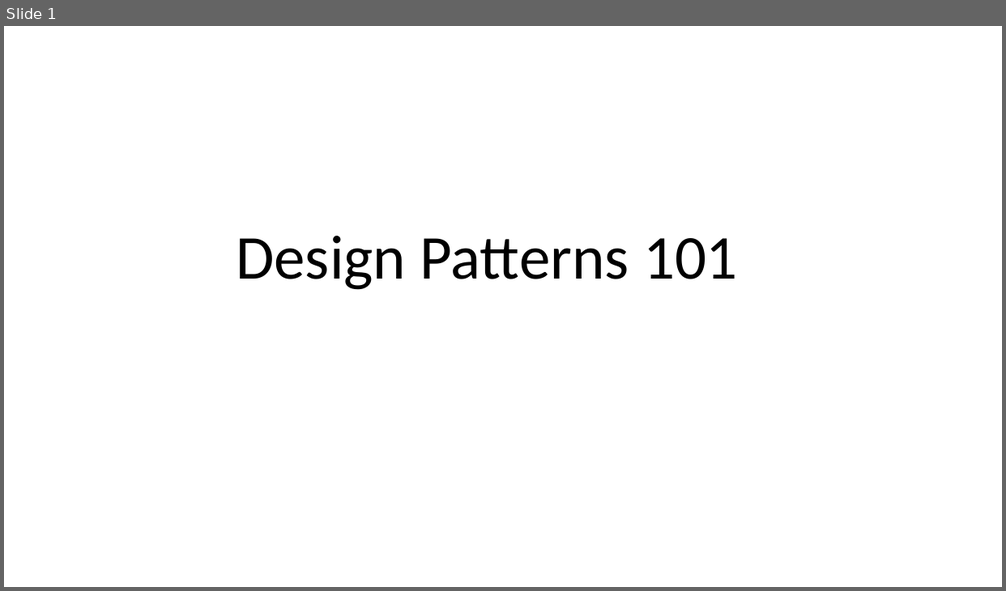
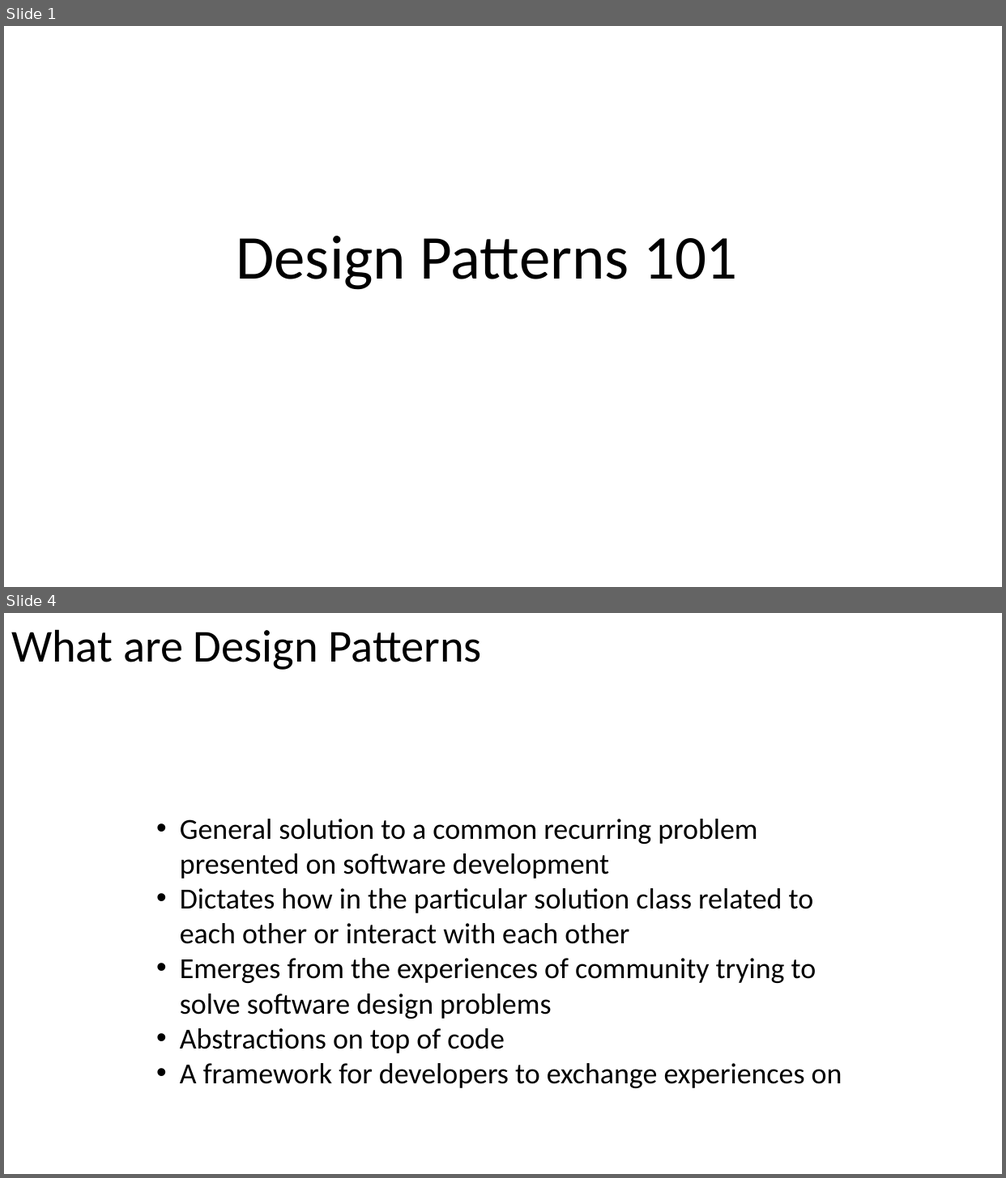
Before and after one commit to PlumpMath/DesignPatterns101, a slide deck: DesignPatterns101.pptx. Shown one above the other, each under a label of ours: slide 1 before the commit, slides 1 and 4 after it; the slides between them are not shown. The pictures are 1006x591 and 1006x1178 pixels, drawn with LibreOffice and Linux fonts; fonts in the diff are those of the drawing. Boxes give left, top, right and bottom in pixels: in the first picture for what was removed or moved away, otherwise in the second. Text is boxed around its words. In the diff, an @@ line names an element or a change of style, - is before the commit and + after.

```diff
--- a/DesignPatterns101.pptx
+++ b/DesignPatterns101.pptx
@@ slide 4 added at (x1=4, y1=613, x2=1002, y2=1174), background #FFFFFF @@
@@ text added at (x1=11, y1=629, x2=482, y2=670), 44 pt, text #000000 @@
+What are Design Patterns
@@ text added at (x1=180, y1=819, x2=842, y2=1088), 28 pt, text #000000 @@
+• General solution to a common recurring problem presented on software development
+• Dictates how in the particular solution class related to each other or interact with each other
+• Emerges from the experiences of community trying to solve software design problems
+• Abstractions on top of code
+• A framework for developers to exchange experiences on
```
Also in this commit, not shown: 1 slide changed, 14 other slides added.
